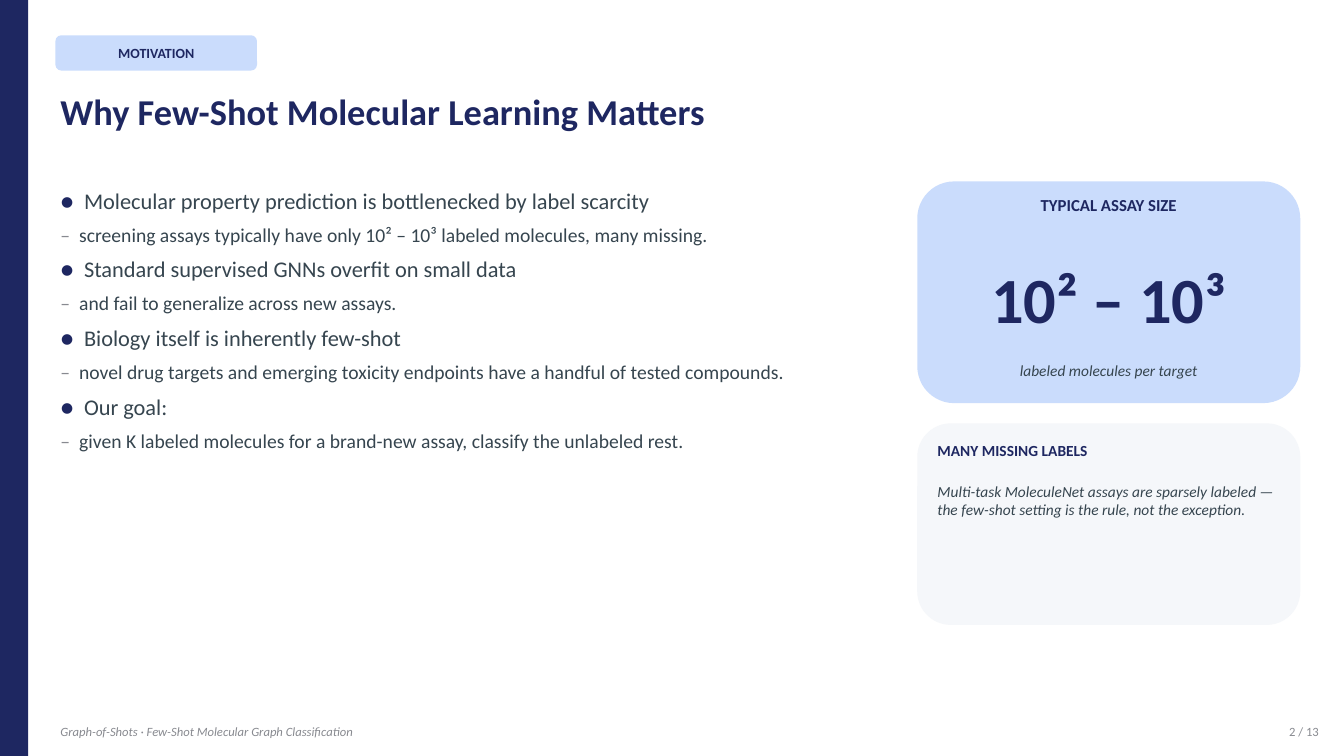
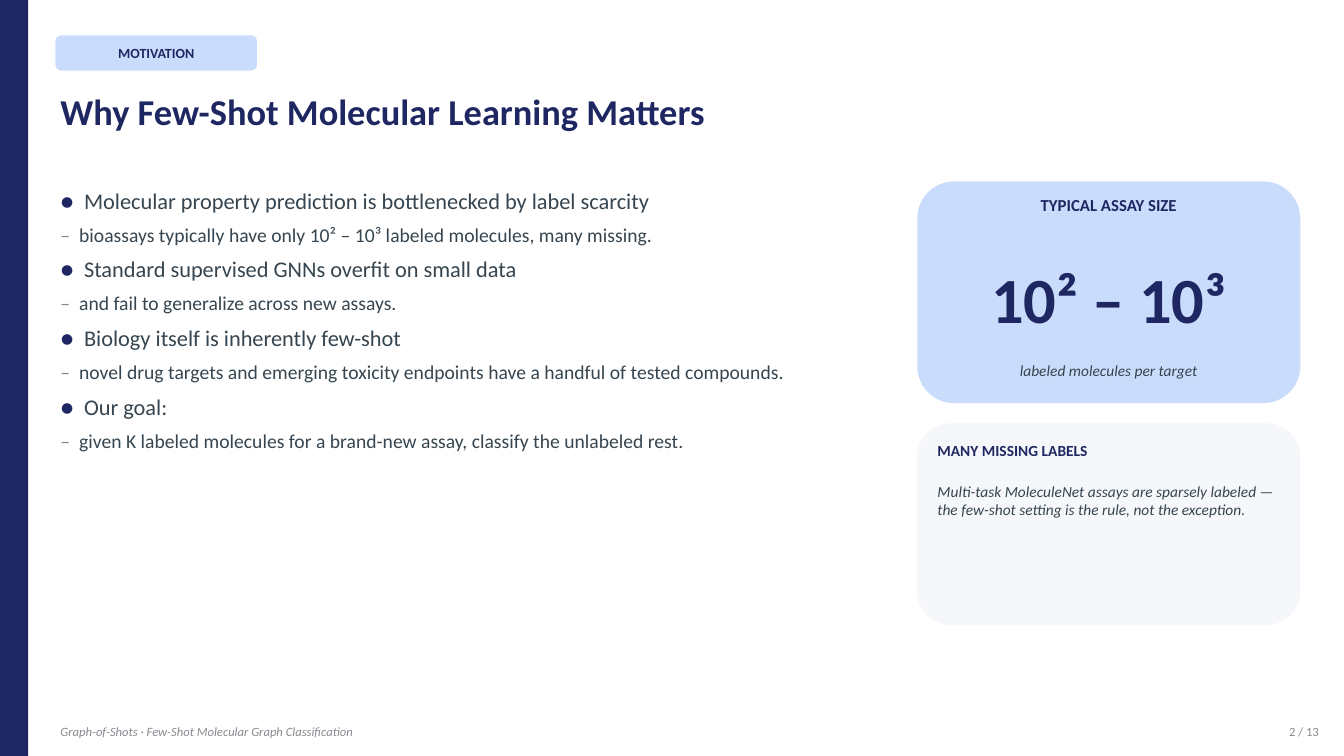
Before and after one commit to BDeMo/proj-mol, a slide deck: slide 2 of presentation/Graph-of-Shots_new.pptx. Drawn at 1344x756 pixels with LibreOffice and Linux fonts; fonts in the diff are those of the drawing. Boxes give left, top, right and bottom in pixels: in the first picture for what was removed or moved away, otherwise in the second. Text is boxed around its words. In the diff, an @@ line names an element or a change of style, - is before the commit and + after.

```diff
--- a/presentation/Graph-of-Shots_new.pptx
+++ b/presentation/Graph-of-Shots_new.pptx
@@ text at box(79, 227, 652, 246): text changed @@
-– screening assays typically have only 10² – 10³ labeled molecules, many missing.
+– bioassays typically have only 10² – 10³ labeled molecules, many missing.
```
Also in this commit, not shown: 2 other slides changed, 3 other files.
